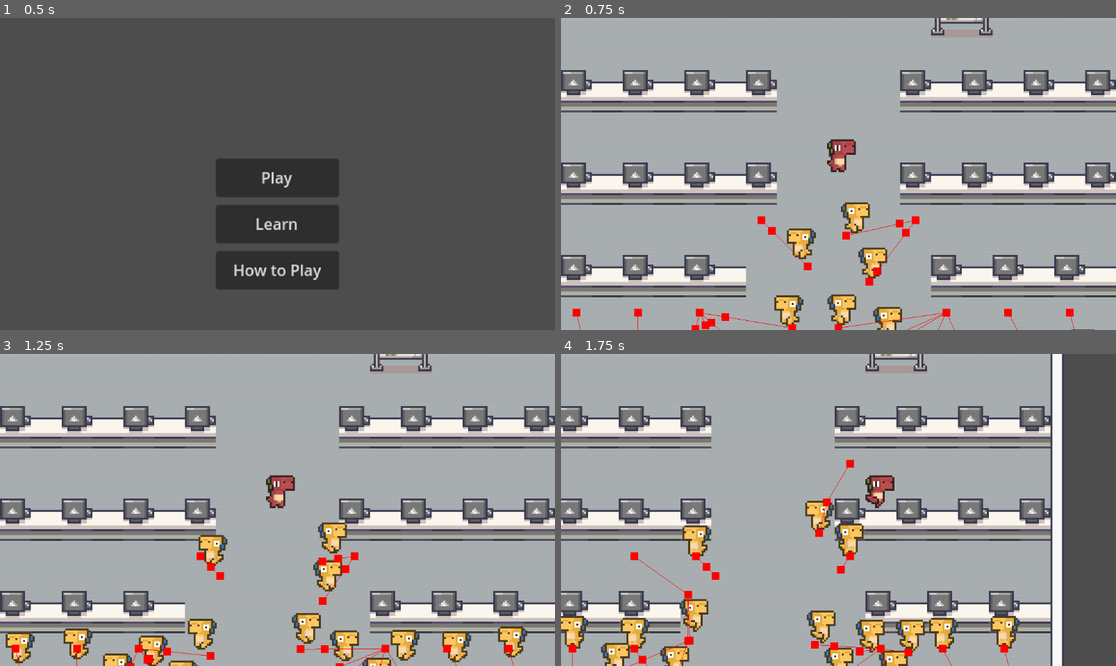
Above: before the commit, frames 1-4 (two rows, left to right).
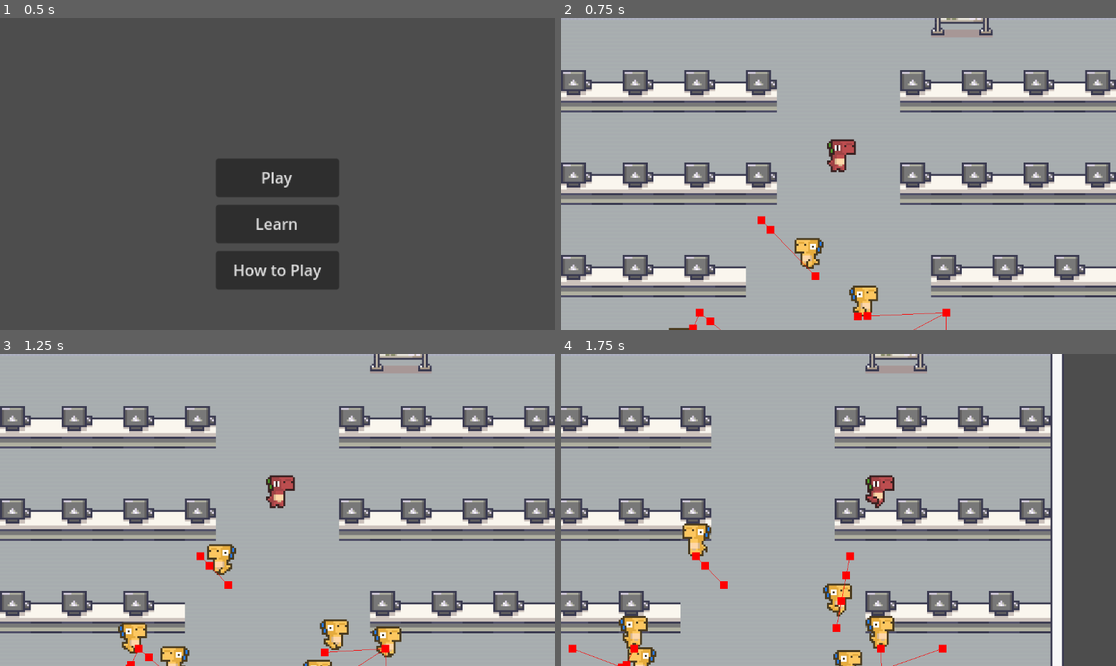
Above: after the commit, the same moments.

Repository: Raikosuu/Full-Tech-Panic_Public
Game: Godot game, scene res://scenes/main_menu.tscn
Same seed, same stepped clock (60 frames per second), same inputs: the game is played once before the commit and once after it.
Inputs (mouse positions are in pixels of both pictures, inside the frame that each line leads up to):
- Up to frame 1 (0.5 s): no input
- Up to frame 2 (0.75 s): click "Play" at 0.5 s
- Up to frame 3 (1.25 s): no input
- Up to frame 4 (1.75 s): move the mouse to (960, 494) at 1.27 s; hold D (move_right) from 1.28 s (still down); click (960, 494) at 1.42 s

Frame 1 is identical in both runs. In frame 2, 3.7% of the frame differs, in the area x 2-97%, y 59-100%; in frame 3, 6.9%, in the area x 1-95%, y 53-100%; in frame 4, 6.8%.

Commit message:
seat array autoassign added
made a seat group and can be called as computer_seats. It is used for the NPC target seek

Diff:
--- a/project.godot
+++ b/project.godot
@@ -18,6 +18,10 @@
 [dotnet]
 
 project/assembly_name="Second_game_project"
+
+[global_group]
+
+computer_seats=""
 
 [input]
 
--- a/scenes/game_scene.tscn
+++ b/scenes/game_scene.tscn
@@ -2531,10 +2531,10 @@
 sources/0 = SubResource("TileSetAtlasSource_bw6k5")
 
 [sub_resource type="NavigationPolygon" id="NavigationPolygon_y3j0m"]
-vertices = PackedVector2Array(140, -76, 140, -52, 28, -52, -140, -76, 28, -28, 140, -28, 140, -4, 28, -4, 28, 20, 140, 20, 140, 44, 44, 44, 44, 68, 140, 68, 140, 108, -140, 108, -140, 68, -44, 68, -44, 44, -28, 20, -140, 44, -140, 20, -28, -4, -28, -28, -140, -4, -140, -28, -28, -52, -140, -52)
+vertices = PackedVector2Array(141, -77, 141, -51, 29, -51, -141, -77, 29, -29, 141, -29, 141, -3, 29, -3, 29, 19, 141, 19, 141, 45, 45, 45, 45, 67, 141, 67, 141, 109, -141, 109, -141, 67, -45, 67, -45, 45, -29, 19, -141, 45, -141, 19, -29, -3, -29, -29, -141, -3, -141, -29, -29, -51, -141, -51)
 polygons = Array[PackedInt32Array]([PackedInt32Array(0, 1, 2, 3), PackedInt32Array(4, 5, 6, 7), PackedInt32Array(8, 9,  …(365 unchanged characters)…
 outlines = Array[PackedVector2Array]([PackedVector2Array(-144, -48, -32, -48, -32, -32, -144, -32, -144, 0, -32, 0, -32 …(201 unchanged characters)…
-agent_radius = 4.0
+agent_radius = 3.0
 
 [node name="game_scene" type="Node2D"]
 
@@ -2561,138 +2561,91 @@
 zoom = Vector2(4, 4)
 position_smoothing_enabled = true
 
-[node name="NPC1" parent="." node_paths=PackedStringArray("seats") instance=ExtResource("5_y3j0m")]
-position = Vector2(0, 105)
-seats = [NodePath("../seat/seats"), NodePath("../seat/seats2"), NodePath("../seat/seats3"), NodePath("../seat/seats4"), NodePath("../seat/seats5"), NodePath("../seat/seats6"), NodePath("../seat/seats7"), NodePath("../seat/seats8"), NodePath("../seat/seats9"), NodePath("../seat/seats10"), NodePath("../seat/seats11"), NodePath("../seat/seats12"), NodePath("../seat/seats13"), NodePath("../seat/seats14"), NodePath("../seat/seats15"), NodePath("../seat/seats16"), NodePath("../seat/seats17"), NodePath("../seat/seats18"), NodePath("../seat/seats19"), NodePath("../seat/seats20"), NodePath("../seat/seats21"), NodePath("../seat/seats22")]
-
-[node name="NPC2" parent="." node_paths=PackedStringArray("seats") instance=ExtResource("5_y3j0m")]
-position = Vector2(-56, 105)
-seats = [NodePath("../seat/seats"), NodePath("../seat/seats2"), NodePath("../seat/seats3"), NodePath("../seat/seats4"), NodePath("../seat/seats5"), NodePath("../seat/seats6"), NodePath("../seat/seats7"), NodePath("../seat/seats8"), NodePath("../seat/seats9"), NodePath("../seat/seats10"), NodePath("../seat/seats11"), NodePath("../seat/seats12"), NodePath("../seat/seats13"), NodePath("../seat/seats14"), NodePath("../seat/seats15"), NodePath("../seat/seats16"), NodePath("../seat/seats17"), NodePath("../seat/seats18"), NodePath("../seat/seats19"), NodePath("../seat/seats20"), NodePath("../seat/seats21"), NodePath("../seat/seats22")]
-
-[node name="NPC3" parent="." node_paths=PackedStringArray("seats") instance=ExtResource("5_y3j0m")]
-position = Vector2(72, 107)
-seats = [NodePath("../seat/seats"), NodePath("../seat/seats2"), NodePath("../seat/seats3"), NodePath("../seat/seats4"), NodePath("../seat/seats5"), NodePath("../seat/seats6"), NodePath("../seat/seats7"), NodePath("../seat/seats8"), NodePath("../seat/seats9"), NodePath("../seat/seats10"), NodePath("../seat/seats11"), NodePath("../seat/seats12"), NodePath("../seat/seats13"), NodePath("../seat/seats14"), NodePath("../seat/seats15"), NodePath("../seat/seats16"), NodePath("../seat/seats17"), NodePath("../seat/seats18"), NodePath("../seat/seats19"), NodePath("../seat/seats20"), NodePath("../seat/seats21"), NodePath("../seat/seats22")]
-
-[node name="NPC4" parent="." node_paths=PackedStringArray("seats") instance=ExtResource("5_y3j0m")]
-position = Vector2(4, 32)
-seats = [NodePath("../seat/seats"), NodePath("../seat/seats2"), NodePath("../seat/seats3"), NodePath("../seat/seats4"), NodePath("../seat/seats5"), NodePath("../seat/seats6"), NodePath("../seat/seats7"), NodePath("../seat/seats8"), NodePath("../seat/seats9"), NodePath("../seat/seats10"), NodePath("../seat/seats11"), NodePath("../seat/seats12"), NodePath("../seat/seats13"), NodePath("../seat/seats14"), NodePath("../seat/seats15"), NodePath("../seat/seats16"), NodePath("../seat/seats17"), NodePath("../seat/seats18"), NodePath("../seat/seats19"), NodePath("../seat/seats20"), NodePath("../seat/seats21"), NodePath("../seat/seats22")]
-
-[node name="NPC5" parent="." node_paths=PackedStringArray("seats") instance=ExtResource("5_y3j0m")]
-position = Vector2(0, 80)
-seats = [NodePath("../seat/seats"), NodePath("../seat/seats2"), NodePath("../seat/seats3"), NodePath("../seat/seats4"), NodePath("../seat/seats5"), NodePath("../seat/seats6"), NodePath("../seat/seats7"), NodePath("../seat/seats8"), NodePath("../seat/seats9"), NodePath("../seat/seats10"), NodePath("../seat/seats11"), NodePath("../seat/seats12"), NodePath("../seat/seats13"), NodePath("../seat/seats14"), NodePath("../seat/seats15"), NodePath("../seat/seats16"), NodePath("../seat/seats17"), NodePath("../seat/seats18"), NodePath("../seat/seats19"), NodePath("../seat/seats20"), NodePath("../seat/seats21"), NodePath("../seat/seats22")]
-
-[node name="NPC6" parent="." node_paths=PackedStringArray("seats") instance=ExtResource("5_y3j0m")]
-position = Vector2(-104, 104)
-seats = [NodePath("../seat/seats"), NodePath("../seat/seats2"), NodePath("../seat/seats3"), NodePath("../seat/seats4"), NodePath("../seat/seats5"), NodePath("../seat/seats6"), NodePath("../seat/seats7"), NodePath("../seat/seats8"), NodePath("../seat/seats9"), NodePath("../seat/seats10"), NodePath("../seat/seats11"), NodePath("../seat/seats12"), NodePath("../seat/seats13"), NodePath("../seat/seats14"), NodePath("../seat/seats15"), NodePath("../seat/seats16"), NodePath("../seat/seats17"), NodePath("../seat/seats18"), NodePath("../seat/seats19"), NodePath("../seat/seats20"), NodePath("../seat/seats21"), NodePath("../seat/seats22")]
-
-[node name="NPC7" parent="." node_paths=PackedStringArray("seats") instance=ExtResource("5_y3j0m")]
-position = Vector2(24, 86)
-seats = [NodePath("../seat/seats"), NodePath("../seat/seats2"), NodePath("../seat/seats3"), NodePath("../seat/seats4"), NodePath("../seat/seats5"), NodePath("../seat/seats6"), NodePath("../seat/seats7"), NodePath("../seat/seats8"), NodePath("../seat/seats9"), NodePath("../seat/seats10"), NodePath("../seat/seats11"), NodePath("../seat/seats12"), NodePath("../seat/seats13"), NodePath("../seat/seats14"), NodePath("../seat/seats15"), NodePath("../seat/seats16"), NodePath("../seat/seats17"), NodePath("../seat/seats18"), NodePath("../seat/seats19"), NodePath("../seat/seats20"), NodePath("../seat/seats21"), NodePath("../seat/seats22")]
-
-[node name="NPC8" parent="." node_paths=PackedStringArray("seats") instance=ExtResource("5_y3j0m")]
-position = Vector2(-24, 80)
-seats = [NodePath("../seat/seats"), NodePath("../seat/seats2"), NodePath("../seat/seats3"), NodePath("../seat/seats4"), NodePath("../seat/seats5"), NodePath("../seat/seats6"), NodePath("../seat/seats7"), NodePath("../seat/seats8"), NodePath("../seat/seats9"), NodePath("../seat/seats10"), NodePath("../seat/seats11"), NodePath("../seat/seats12"), NodePath("../seat/seats13"), NodePath("../seat/seats14"), NodePath("../seat/seats15"), NodePath("../seat/seats16"), NodePath("../seat/seats17"), NodePath("../seat/seats18"), NodePath("../seat/seats19"), NodePath("../seat/seats20"), NodePath("../seat/seats21"), NodePath("../seat/seats22")]
-
-[node name="NPC9" parent="." node_paths=PackedStringArray("seats") instance=ExtResource("5_y3j0m")]
-position = Vector2(128, 102)
-seats = [NodePath("../seat/seats"), NodePath("../seat/seats2"), NodePath("../seat/seats3"), NodePath("../seat/seats4"), NodePath("../seat/seats5"), NodePath("../seat/seats6"), NodePath("../seat/seats7"), NodePath("../seat/seats8"), NodePath("../seat/seats9"), NodePath("../seat/seats10"), NodePath("../seat/seats11"), NodePath("../seat/seats12"), NodePath("../seat/seats13"), NodePath("../seat/seats14"), NodePath("../seat/seats15"), NodePath("../seat/seats16"), NodePath("../seat/seats17"), NodePath("../seat/seats18"), NodePath("../seat/seats19"), NodePath("../seat/seats20"), NodePath("../seat/seats21"), NodePath("../seat/seats22")]
-
-[node name="NPC10" parent="." node_paths=PackedStringArray("seats") instance=ExtResource("5_y3j0m")]
-position = Vector2(104, 102)
-seats = [NodePath("../seat/seats"), NodePath("../seat/seats2"), NodePath("../seat/seats3"), NodePath("../seat/seats4"), NodePath("../seat/seats5"), NodePath("../seat/seats6"), NodePath("../seat/seats7"), NodePath("../seat/seats8"), NodePath("../seat/seats9"), NodePath("../seat/seats10"), NodePath("../seat/seats11"), NodePath("../seat/seats12"), NodePath("../seat/seats13"), NodePath("../seat/seats14"), NodePath("../seat/seats15"), NodePath("../seat/seats16"), NodePath("../seat/seats17"), NodePath("../seat/seats18"), NodePath("../seat/seats19"), NodePath("../seat/seats20"), NodePath("../seat/seats21"), NodePath("../seat/seats22")]
-
-[node name="NPC11" parent="." node_paths=PackedStringArray("seats") instance=ExtResource("5_y3j0m")]
-position = Vector2(-128, 105)
-seats = [NodePath("../seat/seats"), NodePath("../seat/seats2"), NodePath("../seat/seats3"), NodePath("../seat/seats4"), NodePath("../seat/seats5"), NodePath("../seat/seats6"), NodePath("../seat/seats7"), NodePath("../seat/seats8"), NodePath("../seat/seats9"), NodePath("../seat/seats10"), NodePath("../seat/seats11"), NodePath("../seat/seats12"), NodePath("../seat/seats13"), NodePath("../seat/seats14"), NodePath("../seat/seats15"), NodePath("../seat/seats16"), NodePath("../seat/seats17"), NodePath("../seat/seats18"), NodePath("../seat/seats19"), NodePath("../seat/seats20"), NodePath("../seat/seats21"), NodePath("../seat/seats22")]
-
-[node name="NPC12" parent="." node_paths=PackedStringArray("seats") instance=ExtResource("5_y3j0m")]
-position = Vector2(-32, 107)
-seats = [NodePath("../seat/seats"), NodePath("../seat/seats2"), NodePath("../seat/seats3"), NodePath("../seat/seats4"), NodePath("../seat/seats5"), NodePath("../seat/seats6"), NodePath("../seat/seats7"), NodePath("../seat/seats8"), NodePath("../seat/seats9"), NodePath("../seat/seats10"), NodePath("../seat/seats11"), NodePath("../seat/seats12"), NodePath("../seat/seats13"), NodePath("../seat/seats14"), NodePath("../seat/seats15"), NodePath("../seat/seats16"), NodePath("../seat/seats17"), NodePath("../seat/seats18"), NodePath("../seat/seats19"), NodePath("../seat/seats20"), NodePath("../seat/seats21"), NodePath("../seat/seats22")]
-
-[node name="NPC13" parent="." node_paths=PackedStringArray("seats") instance=ExtResource("5_y3j0m")]
-position = Vector2(40, 105)
-seats = [NodePath("../seat/seats"), NodePath("../seat/seats2"), NodePath("../seat/seats3"), NodePath("../seat/seats4"), NodePath("../seat/seats5"), NodePath("../seat/seats6"), NodePath("../seat/seats7"), NodePath("../seat/seats8"), NodePath("../seat/seats9"), NodePath("../seat/seats10"), NodePath("../seat/seats11"), NodePath("../seat/seats12"), NodePath("../seat/seats13"), NodePath("../seat/seats14"), NodePath("../seat/seats15"), NodePath("../seat/seats16"), NodePath("../seat/seats17"), NodePath("../seat/seats18"), NodePath("../seat/seats19"), NodePath("../seat/seats20"), NodePath("../seat/seats21"), NodePath("../seat/seats22")]
-
-[node name="NPC14" parent="." node_paths=PackedStringArray("seats") instance=ExtResource("5_y3j0m")]
-position = Vector2(-16, 48)
-seats = [NodePath("../seat/seats"), NodePath("../seat/seats2"), NodePath("../seat/seats3"), NodePath("../seat/seats4"), NodePath("../seat/seats5"), NodePath("../seat/seats6"), NodePath("../seat/seats7"), NodePath("../seat/seats8"), NodePath("../seat/seats9"), NodePath("../seat/seats10"), NodePath("../seat/seats11"), NodePath("../seat/seats12"), NodePath("../seat/seats13"), NodePath("../seat/seats14"), NodePath("../seat/seats15"), NodePath("../seat/seats16"), NodePath("../seat/seats17"), NodePath("../seat/seats18"), NodePath("../seat/seats19"), NodePath("../seat/seats20"), NodePath("../seat/seats21"), NodePath("../seat/seats22")]
-
-[node name="NPC15" parent="." node_paths=PackedStringArray("seats") instance=ExtResource("5_y3j0m")]
-position = Vector2(16, 56)
-seats = [NodePath("../seat/seats"), NodePath("../seat/seats2"), NodePath("../seat/seats3"), NodePath("../seat/seats4"), NodePath("../seat/seats5"), NodePath("../seat/seats6"), NodePath("../seat/seats7"), NodePath("../seat/seats8"), NodePath("../seat/seats9"), NodePath("../seat/seats10"), NodePath("../seat/seats11"), NodePath("../seat/seats12"), NodePath("../seat/seats13"), NodePath("../seat/seats14"), NodePath("../seat/seats15"), NodePath("../seat/seats16"), NodePath("../seat/seats17"), NodePath("../seat/seats18"), NodePath("../seat/seats19"), NodePath("../seat/seats20"), NodePath("../seat/seats21"), NodePath("../seat/seats22")]
-
-[node name="NPC16" parent="." node_paths=PackedStringArray("seats") instance=ExtResource("5_y3j0m")]
-position = Vector2(-80, 102)
-seats = [NodePath("../seat/seats"), NodePath("../seat/seats2"), NodePath("../seat/seats3"), NodePath("../seat/seats4"), NodePath("../seat/seats5"), NodePath("../seat/seats6"), NodePath("../seat/seats7"), NodePath("../seat/seats8"), NodePath("../seat/seats9"), NodePath("../seat/seats10"), NodePath("../seat/seats11"), NodePath("../seat/seats12"), NodePath("../seat/seats13"), NodePath("../seat/seats14"), NodePath("../seat/seats15"), NodePath("../seat/seats16"), NodePath("../seat/seats17"), NodePath("../seat/seats18"), NodePath("../seat/seats19"), NodePath("../seat/seats20"), NodePath("../seat/seats21"), NodePath("../seat/seats22")]
-
 [node name="NavigationRegion2D" type="NavigationRegion2D" parent="."]
-visible = false
 navigation_polygon = SubResource("NavigationPolygon_y3j0m")
 
-[node name="seat" type="Node2D" parent="."]
-
-[node name="seats" parent="seat" instance=ExtResource("5_rurhu")]
+[node name="NPC1" parent="." instance=ExtResource("5_y3j0m")]
+position = Vector2(-84, 101)
+
+[node name="NPC2" parent="." instance=ExtResource("5_y3j0m")]
+position = Vector2(-37, 101)
+
+[node name="NPC3" parent="." instance=ExtResource("5_y3j0m")]
+position = Vector2(3, 100)
+
+[node name="NPC4" parent="." instance=ExtResource("5_y3j0m")]
+position = Vector2(56, 104)
+
+[node name="NPC5" parent="." instance=ExtResource("5_y3j0m")]
+position = Vector2(10, 74)
+
+[node name="NPC6" parent="." instance=ExtResource("5_y3j0m")]
+position = Vector2(-12, 53)
+
+[node name="comp_seats" type="Node2D" parent="."]
+
+[node name="seats" parent="comp_seats" groups=["computer_seats"] instance=ExtResource("5_rurhu")]
 position = Vector2(-138, -24)
 
-[node name="seats2" parent="seat" instance=ExtResource("5_rurhu")]
+[node name="seats2" parent="comp_seats" groups=["computer_seats"] instance=ExtResource("5_rurhu")]
 position = Vector2(-104, -24)
 
-[node name="seats3" parent="seat" instance=ExtResource("5_rurhu")]
+[node name="seats3" parent="comp_seats" groups=["computer_seats"] instance=ExtResource("5_rurhu")]
 position = Vector2(-72, -24)
 
-[node name="seats4" parent="seat" instance=ExtResource("5_rurhu")]
+[node name="seats4" parent="comp_seats" groups=["computer_seats"] instance=ExtResource("5_rurhu")]
 position = Vector2(-40, -24)
 
-[node name="seats5" parent="seat" instance=ExtResource("5_rurhu")]
+[node name="seats5" parent="comp_seats" groups=["computer_seats"] instance=ExtResource("5_rurhu")]
 position = Vector2(40, -24)
 
-[node name="seats6" parent="seat" instance=ExtResource("5_rurhu")]
+[node name="seats6" parent="comp_seats" groups=["computer_seats"] instance=ExtResource("5_rurhu")]
 position = Vector2(72, -24)
 
-[node name="seats7" parent="seat" instance=ExtResource("5_rurhu")]
+[node name="seats7" parent="comp_seats" groups=["computer_seats"] instance=ExtResource("5_rurhu")]
 position = Vector2(104, -24)
 
-[node name="seats8" parent="seat" instance=ExtResource("5_rurhu")]
+[node name="seats8" parent="comp_seats" groups=["computer_seats"] instance=ExtResource("5_rurhu")]
 position = Vector2(136, -24)
 
-[node name="seats9" parent="seat" instance=ExtResource("5_rurhu")]
+[node name="seats9" parent="comp_seats" groups=["computer_seats"] instance=ExtResource("5_rurhu")]
 position = Vector2(136, 24)
 
-[node name="seats10" parent="seat" instance=ExtResource("5_rurhu")]
+[node name="seats10" parent="comp_seats" groups=["computer_seats"] instance=ExtResource("5_rurhu")]
 position = Vector2(104, 24)
 
-[node name="seats11" parent="seat" instance=ExtResource("5_rurhu")]
+[node name="seats11" parent="comp_seats" groups=["computer_seats"] instance=ExtResource("5_rurhu")]
 position = Vector2(72, 24)
 
-[node name="seats12" parent="seat" instance=ExtResource("5_rurhu")]
+[node name="seats12" parent="comp_seats" groups=["computer_seats"] instance=ExtResource("5_rurhu")]
 position = Vector2(40, 24)
 
-[node name="seats13" parent="seat" instance=ExtResource("5_rurhu")]
+[node name="seats13" parent="comp_seats" groups=["computer_seats"] instance=ExtResource("5_rurhu")]
 position = Vector2(-40, 24)
 
-[node name="seats14" parent="seat" instance=ExtResource("5_rurhu")]
+[node name="seats14" parent="comp_seats" groups=["computer_seats"] instance=ExtResource("5_rurhu")]
 position = Vector2(-72, 24)
 
-[node name="seats15" parent="seat" instance=ExtResource("5_rurhu")]
+[node name="seats15" parent="comp_seats" groups=["computer_seats"] instance=ExtResource("5_rurhu")]
 position = Vector2(-104, 24)
 
-[node name="seats16" parent="seat" instance=ExtResource("5_rurhu")]
+[node name="seats16" parent="comp_seats" groups=["computer_seats"] instance=ExtResource("5_rurhu")]
 position = Vector2(-136, 24)
 
-[node name="seats17" parent="seat" instance=ExtResource("5_rurhu")]
+[node name="seats17" parent="comp_seats" groups=["computer_seats"] instance=ExtResource("5_rurhu")]
 position = Vector2(-136, 72)
 
-[node name="seats18" parent="seat" instance=ExtResource("5_rurhu")]
+[node name="seats18" parent="comp_seats" groups=["computer_seats"] instance=ExtResource("5_rurhu")]
 position = Vector2(-104, 72)
 
-[node name="seats19" parent="seat" instance=ExtResource("5_rurhu")]
+[node name="seats19" parent="comp_seats" groups=["computer_seats"] instance=ExtResource("5_rurhu")]
 position = Vector2(-72, 72)
 
-[node name="seats20" parent="seat" instance=ExtResource("5_rurhu")]
+[node name="seats20" parent="comp_seats" groups=["computer_seats"] instance=ExtResource("5_rurhu")]
 position = Vector2(56, 72)
 
-[node name="seats21" parent="seat" instance=ExtResource("5_rurhu")]
+[node name="seats21" parent="comp_seats" groups=["computer_seats"] instance=ExtResource("5_rurhu")]
 position = Vector2(88, 72)
 
-[node name="seats22" parent="seat" instance=ExtResource("5_rurhu")]
+[node name="seats22" parent="comp_seats" groups=["computer_seats"] instance=ExtResource("5_rurhu")]
 position = Vector2(120, 72)
--- a/scenes/npc_1.tscn
+++ b/scenes/npc_1.tscn
@@ -1,7 +1,7 @@
 [gd_scene load_steps=14 format=3 uid="uid://2ueng3iip43a"]
 
 [ext_resource type="Texture2D" uid="uid://ch3yjsway5b7f" path="res://assets/character/DinoSprites - tard.png" id="1_8dm1u"]
-[ext_resource type="Script" uid="uid://pwigievipai2" path="res://scripts/npc_1.gd" id="1_ttshn"]
+[ext_resource type="Script" uid="uid://pwigievipai2" path="res://scripts/npc_main.gd" id="1_ttshn"]
 
 [sub_resource type="AtlasTexture" id="AtlasTexture_8dm1u"]
 atlas = ExtResource("1_8dm1u")
--- a/scripts/npc_1.gd
+++ b/scripts/npc_main.gd
@@ -2,13 +2,15 @@
 
 const SPEED: float = 40.0
 
-@export var seats: Array[Area2D]
+@export var seats: Array[Node] = []
 @onready var nav_agent := $NavigationAgent2D
 @onready var anim_sprite := $AnimatedSprite2D
 
 var target_seat: Area2D = null
 
 func _ready() -> void:
+	#get all seats from group
+	seats = get_tree().get_nodes_in_group("computer_seats")
 	find_vacant_seat()
 
 
Renamed: scripts/npc_1.gd.uid -> scripts/npc_main.gd.uid
